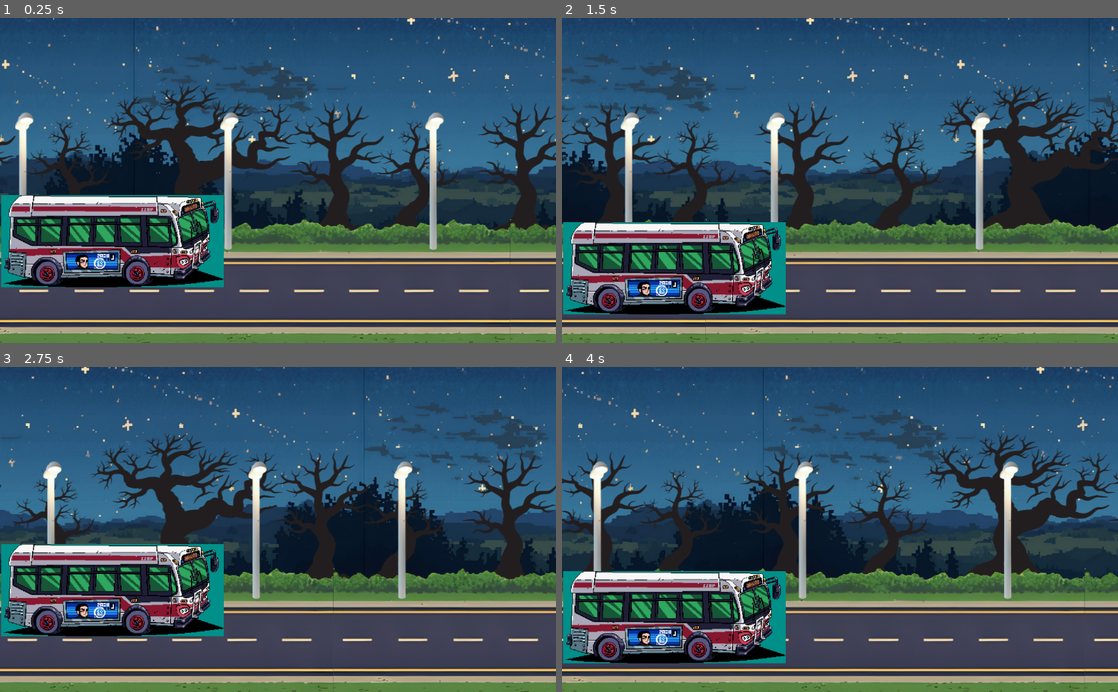
Above: before the commit, frames 1-4 (two rows, left to right).
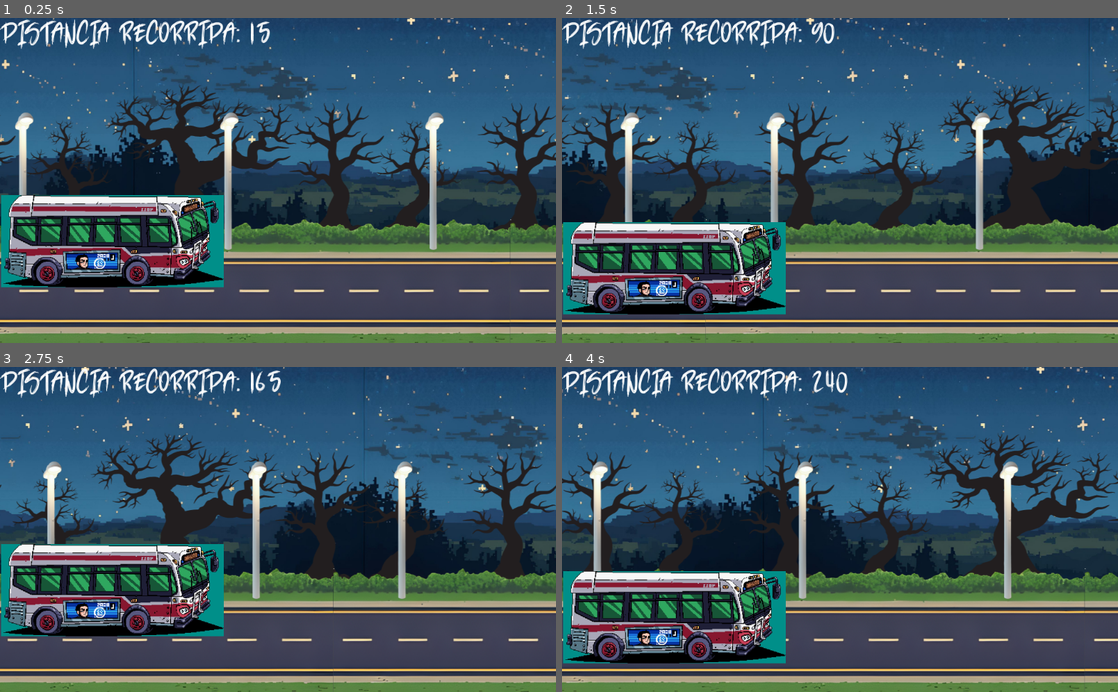
Above: after the commit, the same moments.

Repository: JLeizza/AP2Bondi620
Game: Godot game, scene res://scenes/Main.tscn
Two runs of this game, one before a commit and one after it. Both use one fixed random seed, a clock stepped at 60 frames per second and the inputs below.
Inputs:
- Up to frame 1 (0.25 s): no input
- Up to frame 2 (1.5 s): hold Up (ui_up) 0.53-1.28 s; hold Down (ui_down) from 1.28 s (still down)
- Up to frame 3 (2.75 s): release Down (ui_down) at 2.03 s; hold Up (ui_up) from 2.03 s (still down)
- Up to frame 4 (4 s): release Up (ui_up) at 3.53 s; hold Down (ui_down) from 3.53 s (still down)

The runs differ from the first frame. In frame 1, 1.5% of the frame differs, in the area x 0-49%, y 0-10%; in frame 2, 1.6%; in frame 3, 1.6%; in frame 4, 1.6%, in the area x 0-52%, y 0-10%.

Commit message:
agregue contador de distancia

Diff:
--- /dev/null
+++ b/scenes/HUD.tscn
@@ -0,0 +1,19 @@
+[gd_scene load_steps=3 format=2]
+
+[ext_resource path="res://fonts/Halloween.ttf" type="DynamicFontData" id=1]
+
+[sub_resource type="DynamicFont" id=1]
+size = 50
+font_data = ExtResource( 1 )
+
+[node name="HUD" type="CanvasLayer"]
+
+[node name="DistanceLabel" type="Label" parent="."]
+margin_right = 101.0
+margin_bottom = 30.0
+custom_fonts/font = SubResource( 1 )
+text = "DISTANCE:"
+uppercase = true
+__meta__ = {
+"_edit_use_anchors_": true
+}
--- a/scenes/Main.tscn
+++ b/scenes/Main.tscn
@@ -1,8 +1,9 @@
-[gd_scene load_steps=4 format=2]
+[gd_scene load_steps=5 format=2]
 
 [ext_resource path="res://scenes/BG.tscn" type="PackedScene" id=1]
 [ext_resource path="res://scenes/Bondi.tscn" type="PackedScene" id=2]
 [ext_resource path="res://scripts/Main.gd" type="Script" id=3]
+[ext_resource path="res://scenes/HUD.tscn" type="PackedScene" id=4]
 
 [node name="Main" type="Node"]
 script = ExtResource( 3 )
@@ -15,3 +16,5 @@
 [node name="Camera2D" type="Camera2D" parent="."]
 position = Vector2( 512, 300 )
 current = true
+
+[node name="HUD" parent="." instance=ExtResource( 4 )]
--- a/scenes/fireTire.tscn
+++ /dev/null
@@ -1,15 +0,0 @@
-[gd_scene load_steps=3 format=2]
-
-[ext_resource path="res://sprites/obstacule.png" type="Texture" id=1]
-
-[sub_resource type="CircleShape2D" id=1]
-radius = 73.0069
-
-[node name="fireTire" type="Area2D"]
-
-[node name="Sprite" type="Sprite" parent="."]
-texture = ExtResource( 1 )
-
-[node name="CollisionShape2D" type="CollisionShape2D" parent="."]
-position = Vector2( -13, 51 )
-shape = SubResource( 1 )
--- a/scripts/Bondi.gd
+++ b/scripts/Bondi.gd
@@ -3,6 +3,7 @@
 var move = 50
 var initial_position = 410
 var speed = 10
+var traveled_distance : int
 
 func _ready():
 	# Asegúrate de que la posición inicial esté establecida
@@ -13,7 +14,6 @@
 	if not is_inside_tree():
 		return
 
-
 	if Input.is_action_just_pressed("ui_up") && position.y != initial_position :
 		position.y -= move
 
--- a/scripts/Main.gd
+++ b/scripts/Main.gd
@@ -3,14 +3,16 @@
 
 const START_SPEED = 10
 const MAX_SPEED = 25
+const DIST_MODIFIER = 10
 
+var traveled_distance : int
+var speed : float
 
-var speed : float
 
 
 # Called when the node enters the scene tree for the first time.
 func _ready():
-	pass # Replace with function body.
+	traveled_distance = 0
 
 
 
@@ -20,4 +22,9 @@
 	$Bondi.position.x += speed
 	$Camera2D.position.x += speed
 
-	pass
+	traveled_distance += int(speed / DIST_MODIFIER)
+
+	show_distance()
+
+func show_distance():
+	$HUD.get_node("DistanceLabel").text = "Distancia recorrida: " + str(traveled_distance)
Binary file added: fonts/Halloween.ttf
